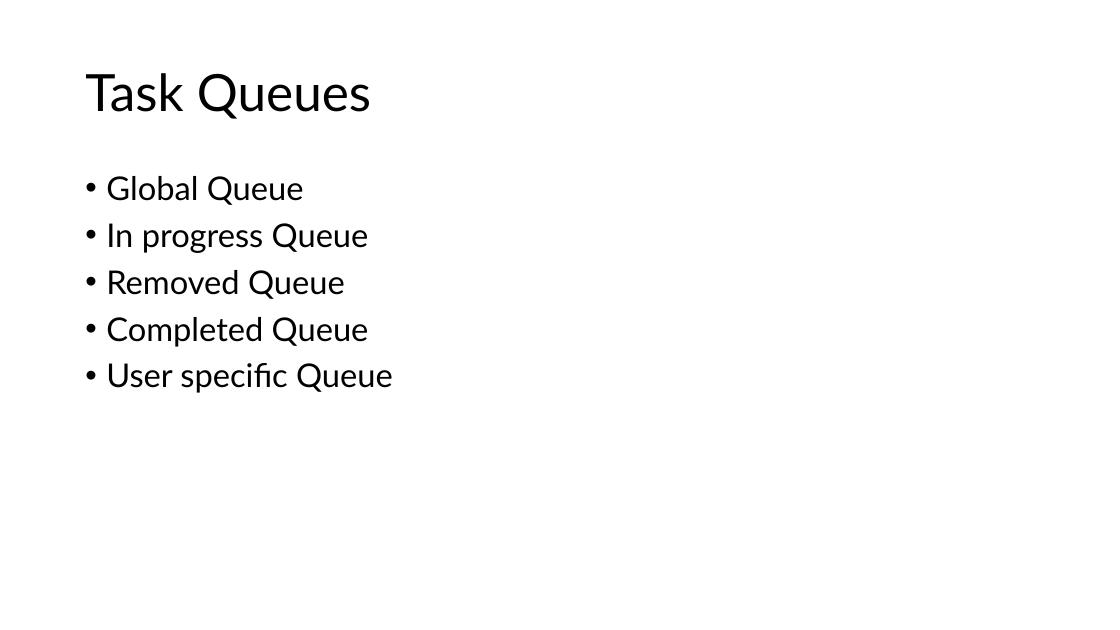
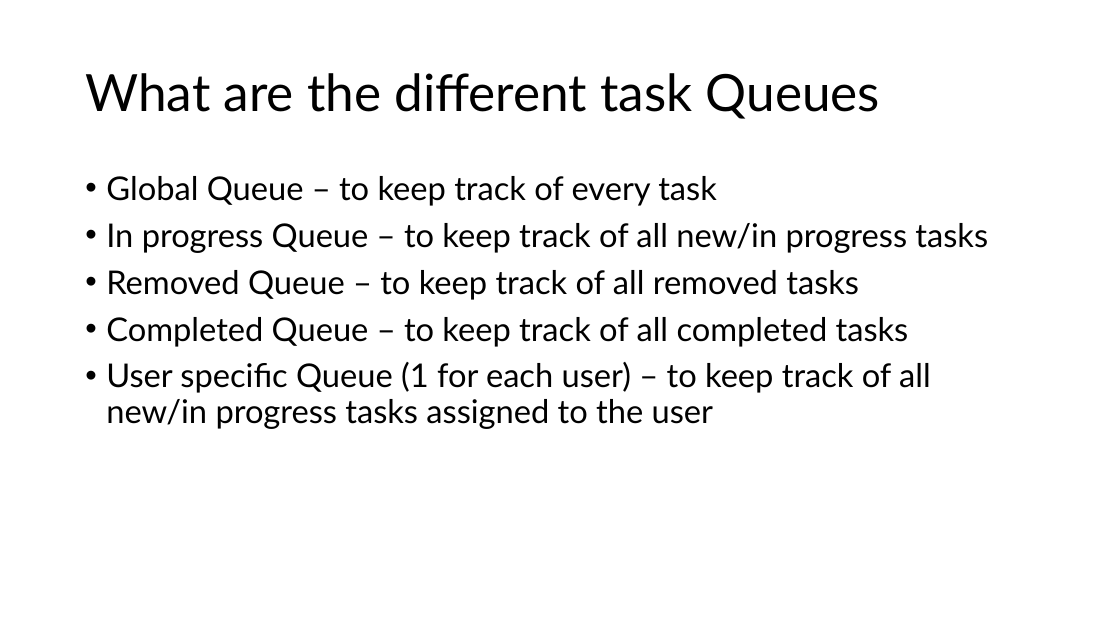
Before and after one commit to Avinash-p/Project-Task-Tracker, a slide deck: slide 6 of resources/High Level Design.pptx (slide 2 before the commit). Drawn at 1120x630 pixels with LibreOffice and Linux fonts; fonts in the diff are those of the drawing. Boxes give left, top, right and bottom in pixels: in the first picture for what was removed or moved away, otherwise in the second. Text is boxed around its words. In the diff, an @@ line names an element or a change of style, - is before the commit and + after.

```diff
--- a/resources/High Level Design.pptx
+++ b/resources/High Level Design.pptx
@@ title at (x1=85, y1=73, x2=880, y2=119): text changed @@
-Task Queues
+What are the different task Queues
@@ text at (x1=106, y1=176, x2=988, y2=429): text changed @@
-• Global Queue
-• In progress Queue
-• Removed Queue
-• Completed Queue
-• User specific Queue
+• Global Queue – to keep track of every task
+• In progress Queue – to keep track of all new/in progress tasks
+• Removed Queue – to keep track of all removed tasks
+• Completed Queue – to keep track of all completed tasks
+• User specific Queue (1 for each user) – to keep track of all new/in progress tasks assigned to the user
```
Also in this commit, not shown: 2 other slides changed, 6 slides added, 6 other files.
